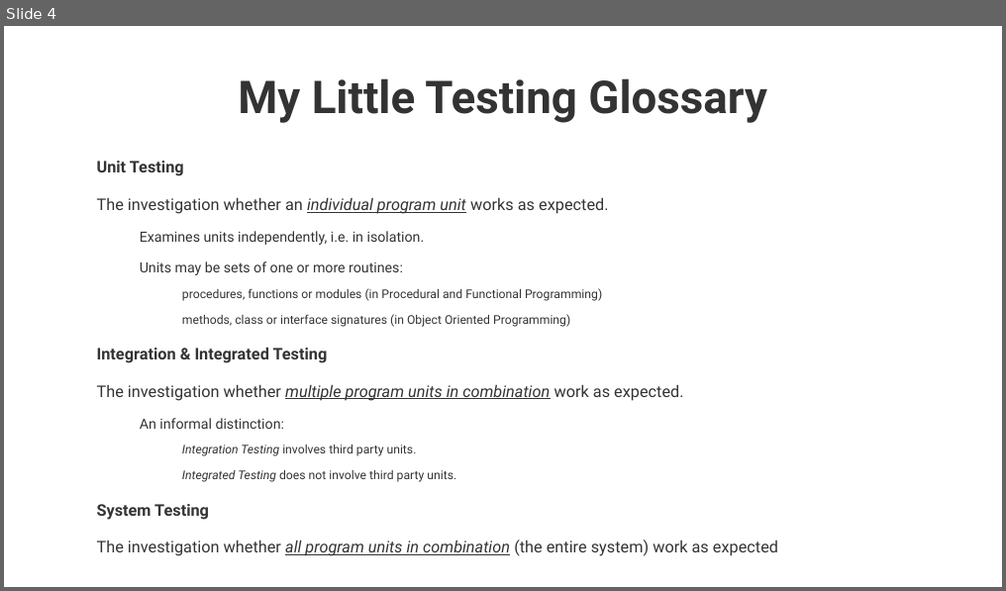
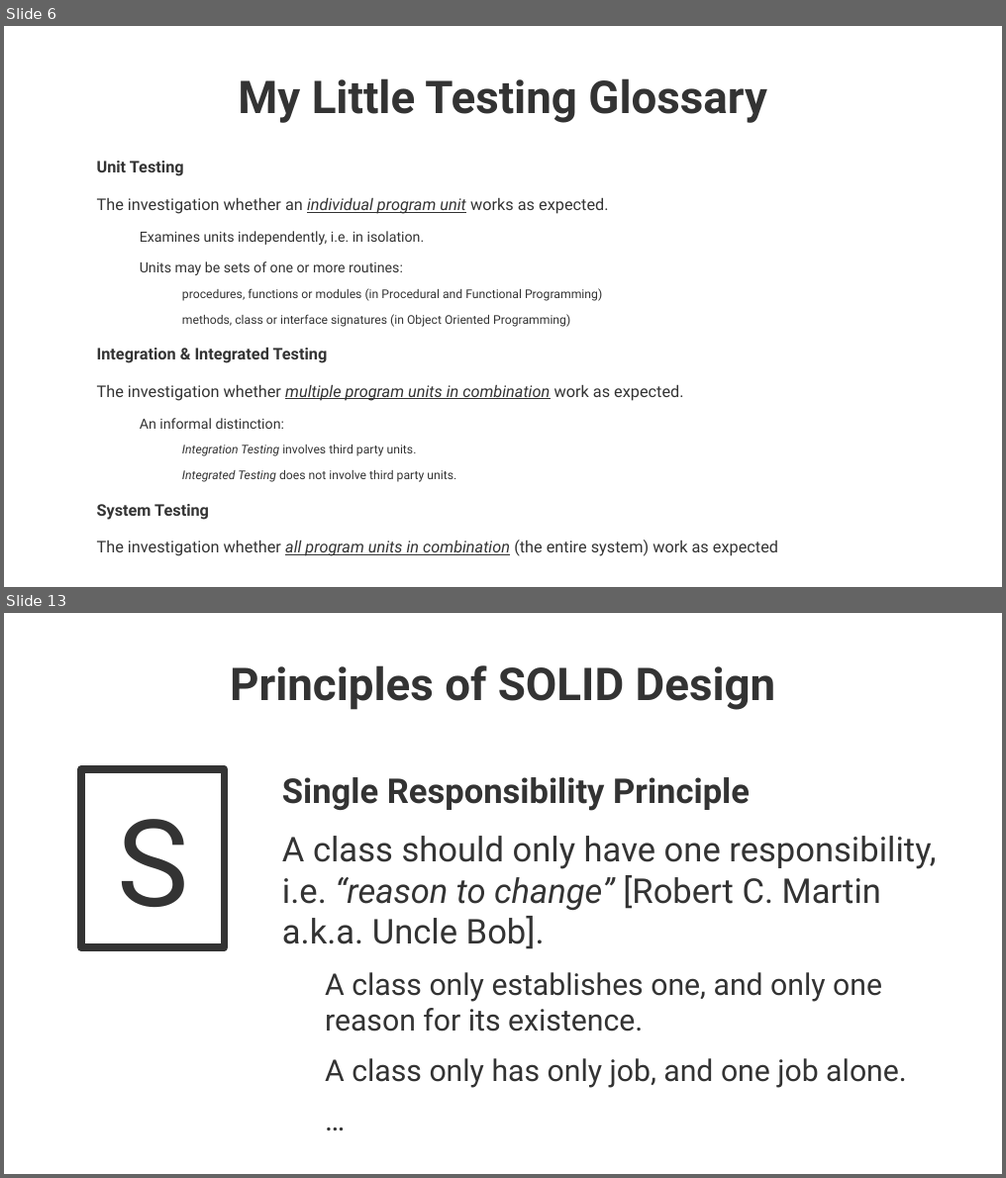
Before and after one commit to maxmeffert/SystemTesting, a slide deck: Presentation/Presentation.odp. Shown one above the other, each under a label of ours: slide 4 before the commit, slides 6 and 13 after it; the slides between them are not shown. The pictures are 1006x591 and 1006x1178 pixels, drawn with LibreOffice and Linux fonts; fonts in the diff are those of the drawing; background and template pictures are left out. Boxes give left, top, right and bottom in pixels: in the first picture for what was removed or moved away, otherwise in the second. Text is boxed around its words. In the diff, an @@ line names an element or a change of style, - is before the commit and + after.

```diff
--- a/Presentation/Presentation.odp
+++ b/Presentation/Presentation.odp
@@ slide 13 added at <box>4,613,1002,1174</box>, background picture (left out) @@
@@ title added at <box>230,665,776,710</box>, 36 pt, text #333333, bold @@
+Principles of SOLID Design
@@ rectangle added at <box>81,769,224,948</box>, outline #333333 6.01 pt, 96 pt, text #333333 @@
+S
@@ text added at <box>282,777,936,1088</box>, 27.2 pt, text #333333 @@
+Single Responsibility Principle
+A class should only have one responsibility, i.e. “reason to change” [Robert C. Martin a.k.a. Uncle Bob].
+  A class only establishes one, and only one reason for its existence.
+  A class only has only job, and one job alone.
+  …
@@ what was slide 4 is now slide 6 @@
```
Also in this commit, not shown: 5 slides changed, 9 other slides added, 3 slides removed, 1 other file.
